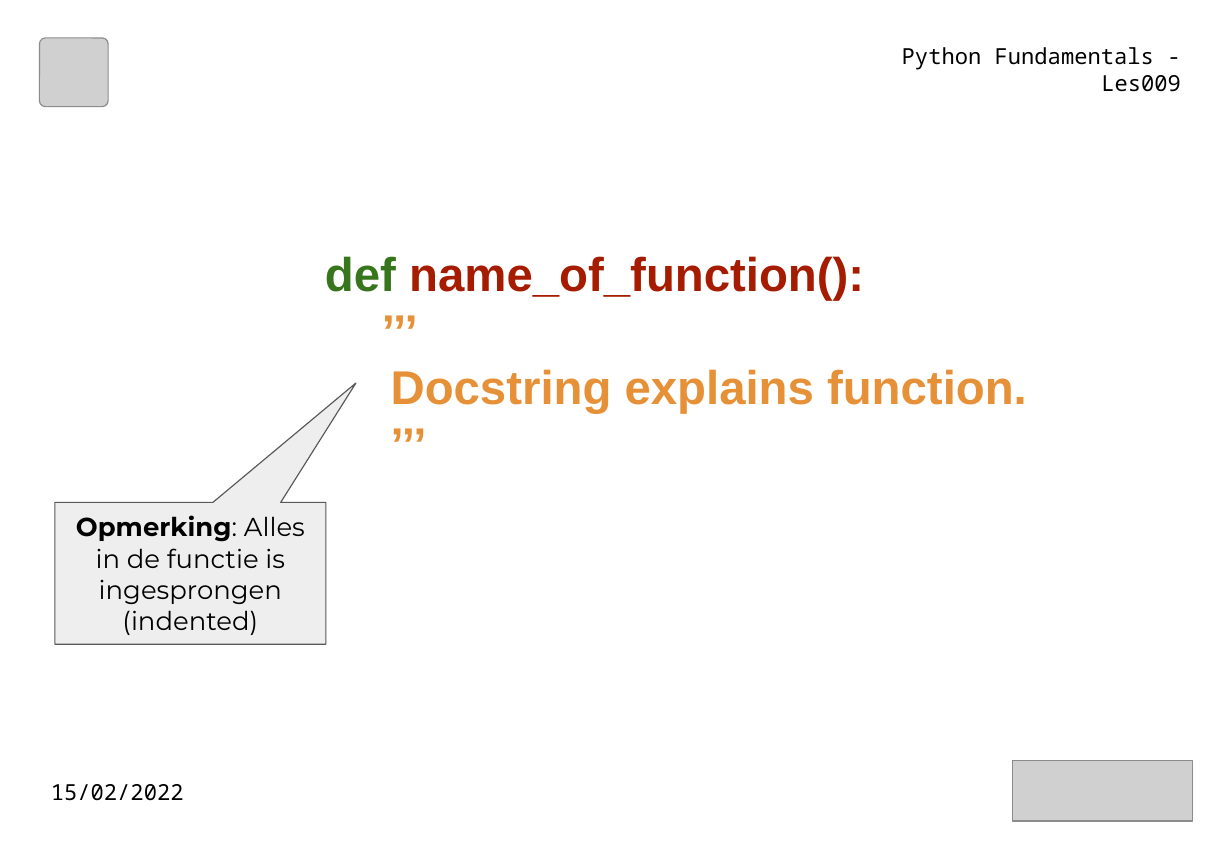
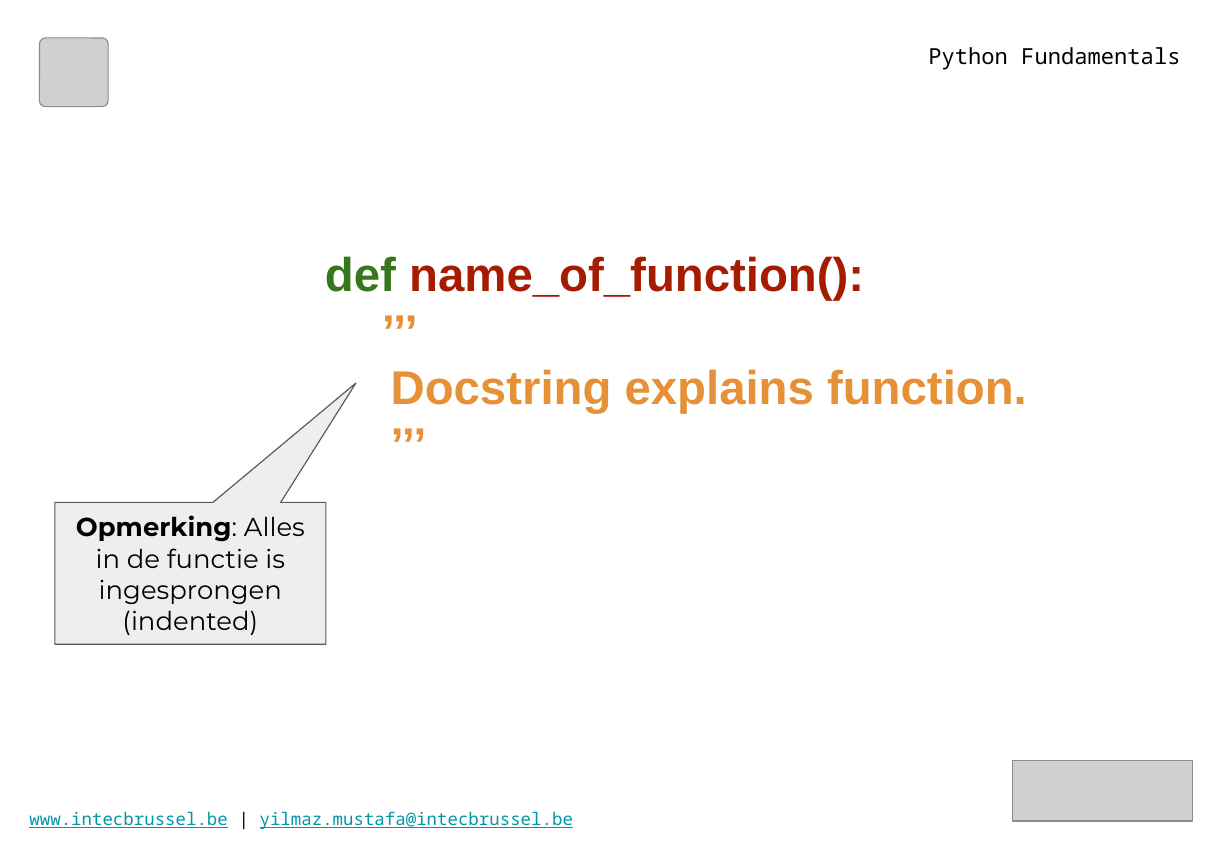
Before and after one commit to yilmazchef/python-notebooks, a slide deck: slide 25 of Presentations/Nederlands/04 - Methoden en Functies.pptx. Drawn at 1232x853 pixels with LibreOffice and Linux fonts; fonts in the diff are those of the drawing; grey boxes stand for pictures. Boxes give left, top, right and bottom in pixels: in the first picture for what was removed or moved away, otherwise in the second. Text is boxed around its words. In the diff, an @@ line names an element or a change of style, - is before the commit and + after.

```diff
--- a/Presentations/Nederlands/04 - Methoden en Functies.pptx
+++ b/Presentations/Nederlands/04 - Methoden en Functies.pptx
@@ text at (928, 47, 1180, 70): text changed @@
-Python Fundamentals - Les009
+Python Fundamentals
@@ text removed at (51, 784, 184, 801) @@
-15/02/2022
@@ text added at (29, 811, 573, 830), 11 pt, text #0097A7, underline @@
+www.intecbrussel.be | yilmaz.mustafa@intecbrussel.be
```
Also in this commit, not shown: 58 other slides changed, 26 other files.
